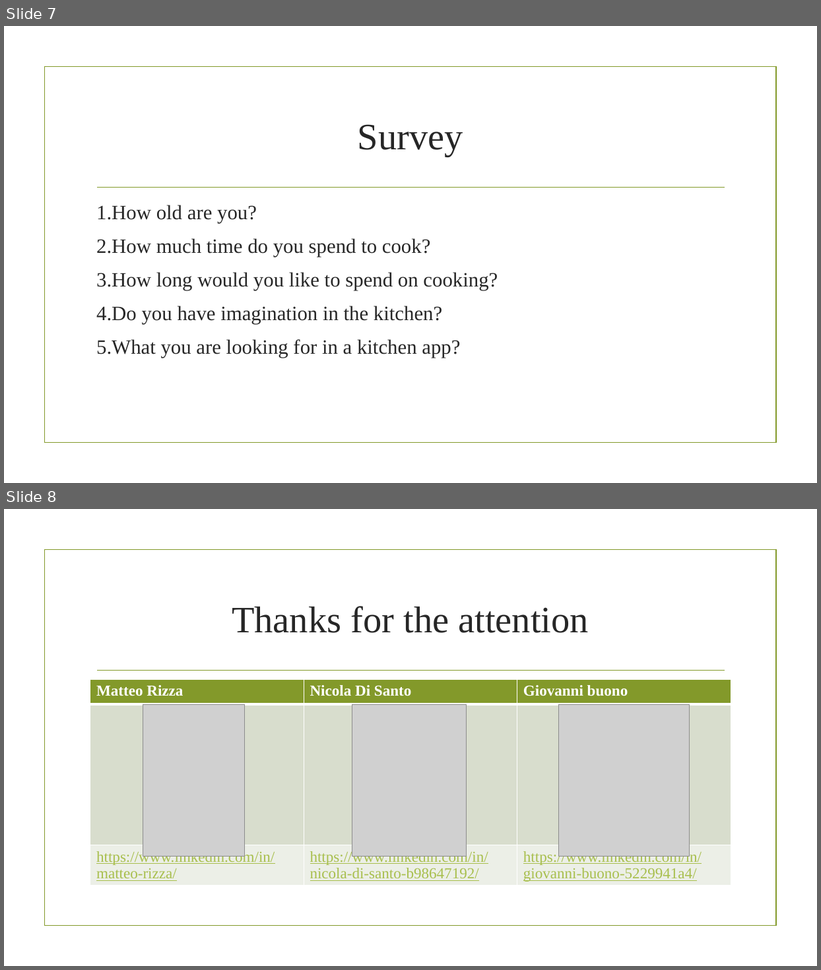
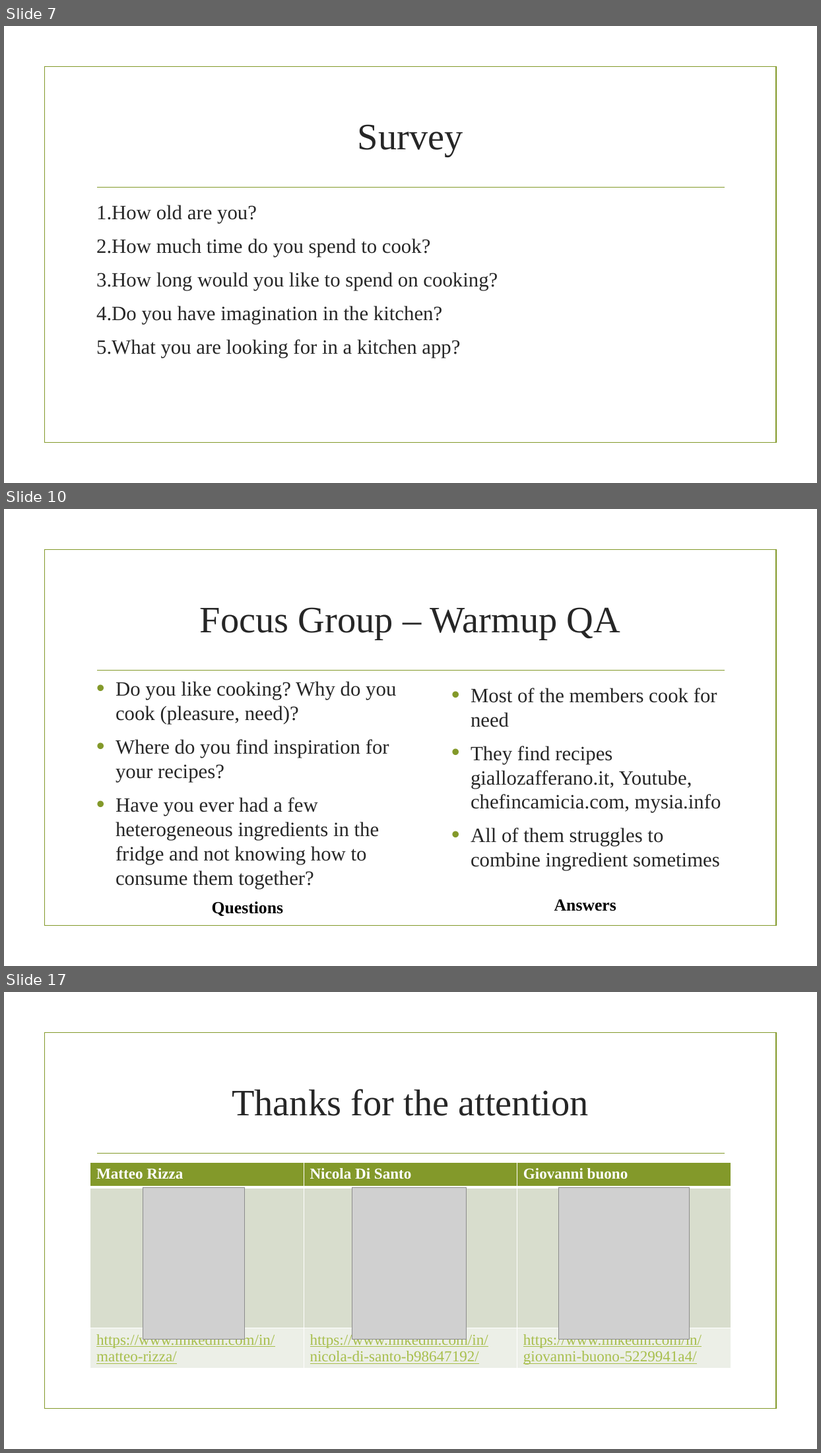
Before and after one commit to nicoDs96/recipes-SE, a slide deck: CookWithMe.pptx. Shown one above the other, each under a label of ours: slides 7 and 8 before the commit, slides 7, 10 and 17 after it; the slides between them are not shown. The pictures are 821x970 and 821x1453 pixels, drawn with LibreOffice and Linux fonts; fonts in the diff are those of the drawing; grey boxes stand for pictures; background and template pictures are left out. Boxes give left, top, right and bottom in pixels: in the first picture for what was removed or moved away, otherwise in the second. Text is boxed around its words. In the diff, an @@ line names an element or a change of style, - is before the commit and + after.

Commit message:
ppt update

```diff
--- a/CookWithMe.pptx
+++ b/CookWithMe.pptx
@@ slide 10 added at (4, 509, 817, 966), background picture (left out); not listed: 2 template elements that a slide beside it also shows @@
@@ title added at (200, 607, 621, 640), 44 pt, text #262626 @@
+Focus Group – Warmup QA
@@ text added at (116, 681, 396, 889), 24 pt, text #262626 @@
+• Do you like cooking? Why do you cook (pleasure, need)?
+• Where do you find inspiration for your recipes?
+• Have you ever had a few heterogeneous ingredients in the fridge and not knowing how to consume them together?
@@ text added at (471, 688, 721, 871), 24 pt, text #262626 @@
+• Most of the members cook for need
+• They find recipes giallozafferano.it, Youtube, chefincamicia.com, mysia.info
+• All of them struggles to combine ingredient sometimes
@@ text added at (212, 902, 283, 916), 20 pt, text #000000, bold @@
+Questions
@@ text added at (554, 900, 616, 912), 20 pt, text #000000, bold @@
+Answers
@@ what was slide 8 is now slide 17 @@
```
Also in this commit, not shown: 8 other slides added, 1 other file.
